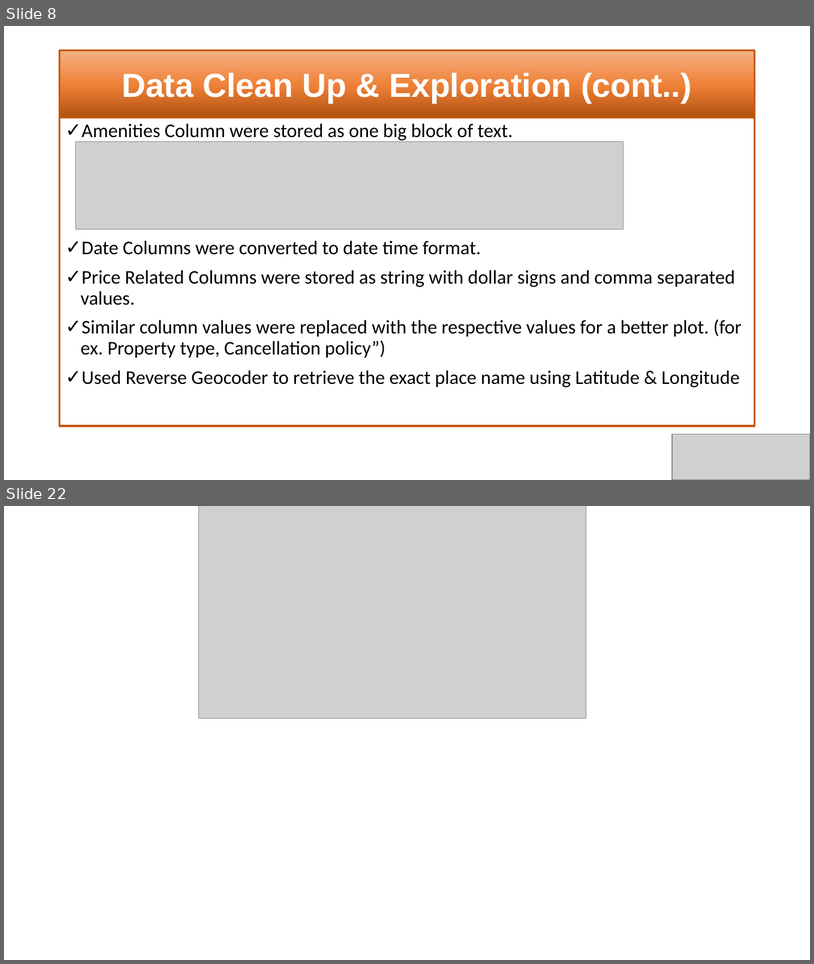
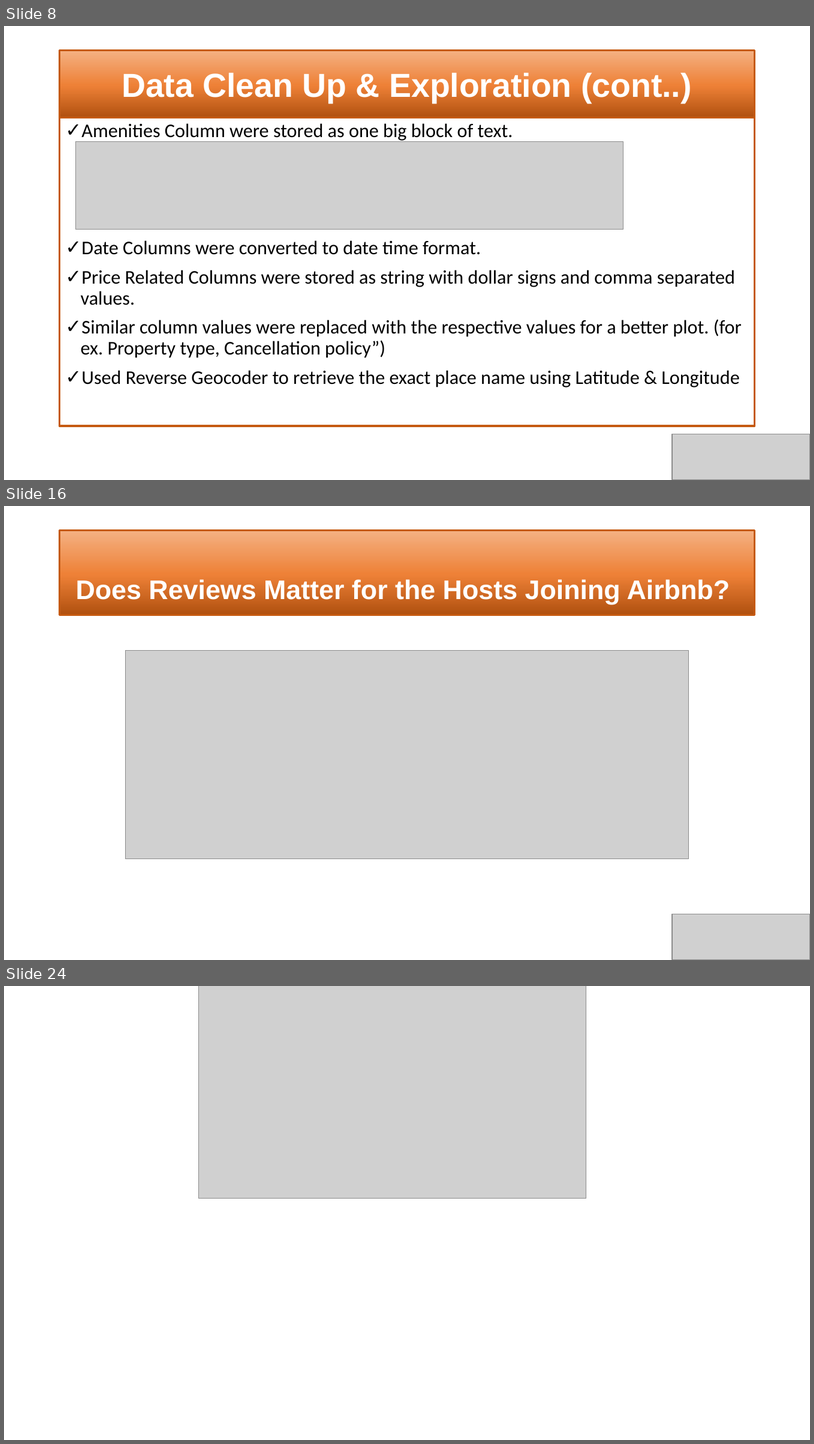
Before and after one commit to SaranyaPandiaraj/Futuristic-Airbnb, a slide deck: Futuristic_Airbnb.pptx. Shown one above the other, each under a label of ours: slides 8 and 22 before the commit, slides 8, 16 and 24 after it; the slides between them are not shown. The pictures are 814x964 and 814x1444 pixels, drawn with LibreOffice and Linux fonts; fonts in the diff are those of the drawing; grey boxes stand for pictures. Boxes give left, top, right and bottom in pixels: in the first picture for what was removed or moved away, otherwise in the second. Text is boxed around its words. In the diff, an @@ line names an element or a change of style, - is before the commit and + after.

```diff
--- a/Futuristic_Airbnb.pptx
+++ b/Futuristic_Airbnb.pptx
@@ slide 16 added at (x1=4, y1=506, x2=810, y2=960), background #FFFFFF @@
@@ title added at (x1=60, y1=530, x2=755, y2=615), fill gradient #B0500F to #EE8137 to #F4B183, outline #C55A11 2.25 pt, 32 pt, text #FFFFFF, bold @@
+Does Reviews Matter for the Hosts Joining Airbnb?
@@ picture added at (x1=126, y1=651, x2=689, y2=859) @@
@@ picture added at (x1=672, y1=914, x2=810, y2=960) @@
@@ what was slide 22 is now slide 24 @@
```
Also in this commit, not shown: 5 slides changed, 10 other slides added, 9 slides removed.
